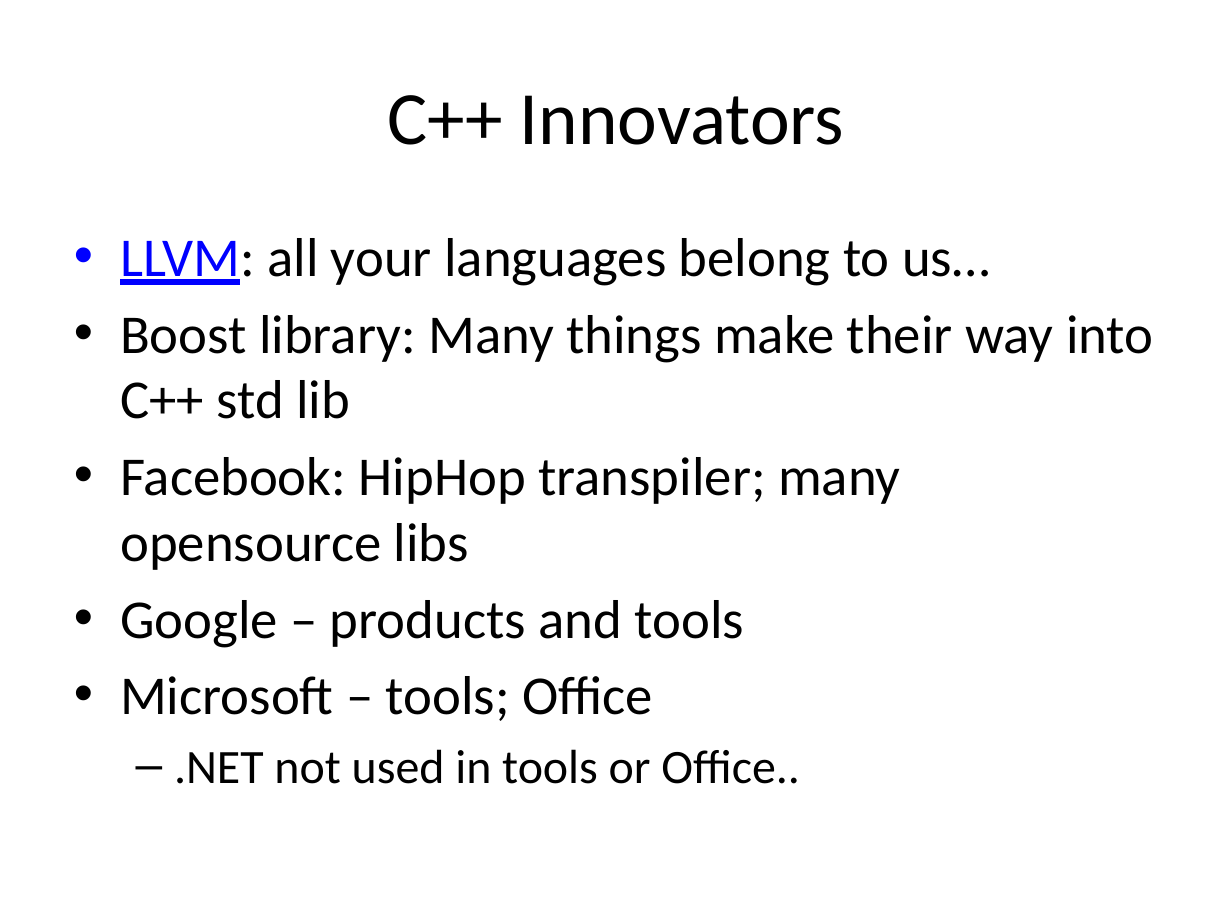
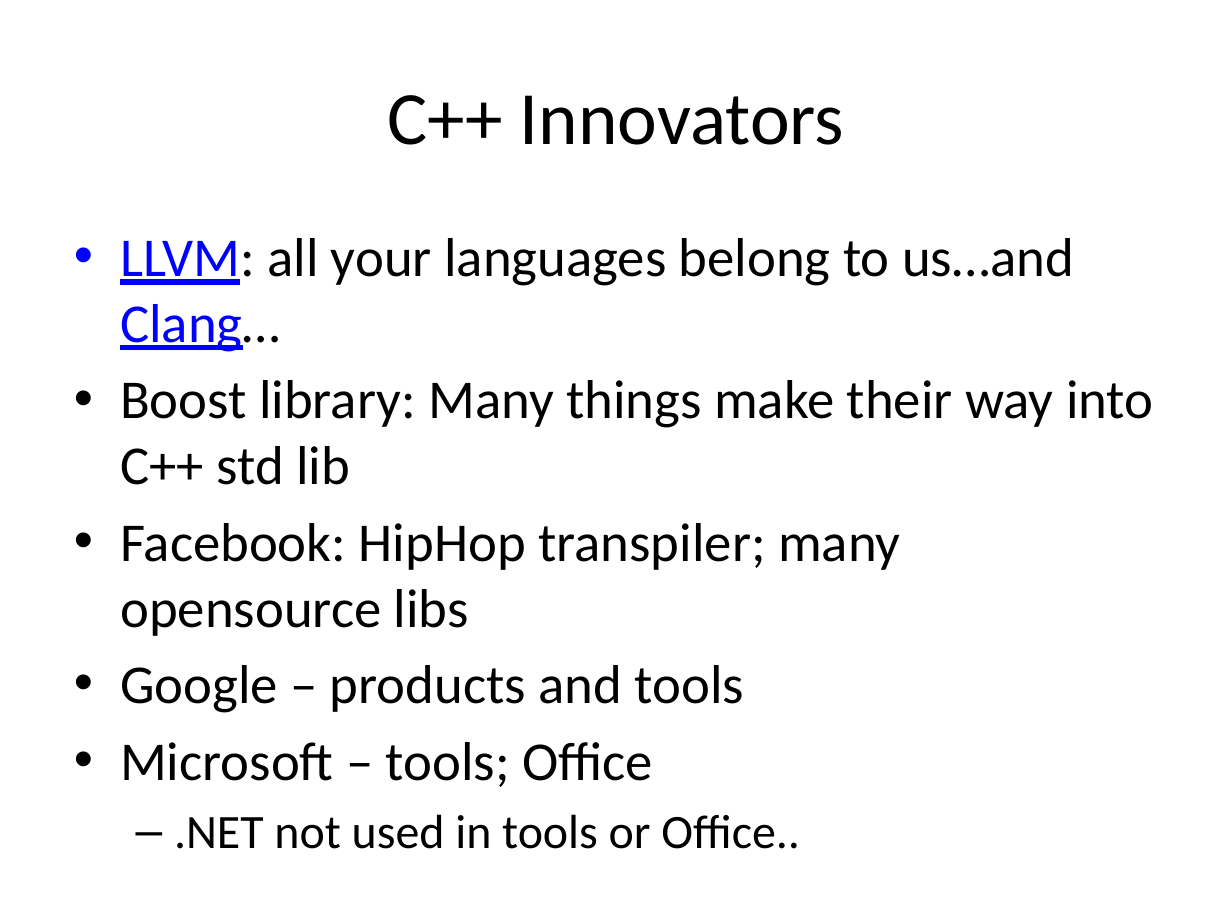
Before and after one commit to fellmad/FunWithCpp11, a slide deck: slide 3 of doc/Fun_with_C++11.pptx. Drawn at 1232x924 pixels with LibreOffice and Linux fonts; fonts in the diff are those of the drawing. Boxes give left, top, right and bottom in pixels: in the first picture for what was removed or moved away, otherwise in the second. Text is boxed around its words. In the diff, an @@ line names an element or a change of style, - is before the commit and + after.

Commit message:
WIP

```diff
--- a/doc/Fun_with_C++11.pptx
+++ b/doc/Fun_with_C++11.pptx
@@ text at (x1=120, y1=238, x2=1074, y2=352): text changed @@
-• LLVM: all your languages belong to us…
+• LLVM: all your languages belong to us…and Clang…
```
Also in this commit, not shown: 1 other slide changed.
